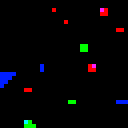
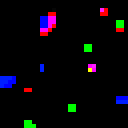
Revision of a layered 128x128 image; what changed, layer by layer:
painted on "图层 3" over [0, 8, 128, 124]
painted on "图层 2" over [0, 8, 124, 112]
painted on "矩形 5" over [68, 100, 72, 112]
painted on "矩形 4" over [80, 44, 92, 48]
